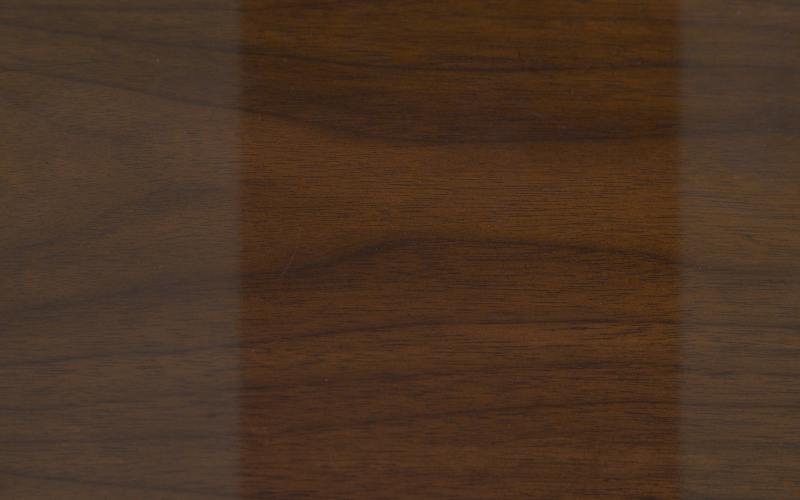
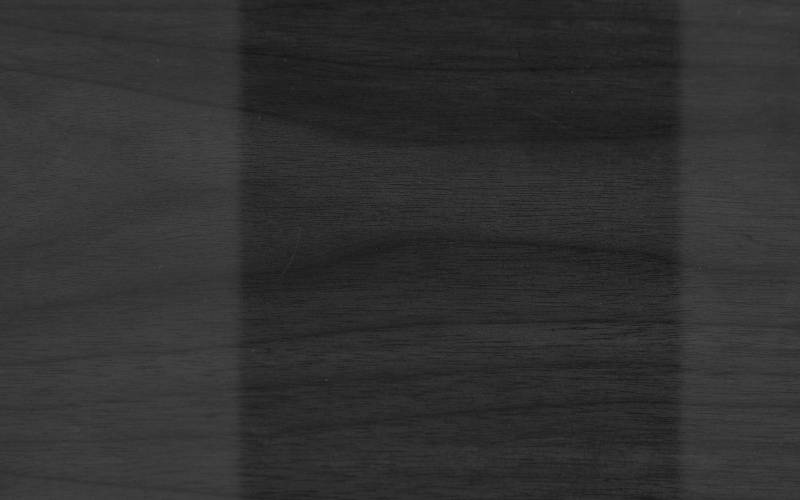
Two versions of the same layered image (800px x 500px). Layer-by-layer changes:
"Layer #1": opacity 25% → 29% over [0, 0, 800, 500]
added layer "Layer #2" (2%) above "Layer" over [0, 0, 800, 500]
hid "Layer" over [0, 0, 800, 500]
added layer "Pasted Layer copy" above "Pasted Layer" over [0, 0, 800, 500]
